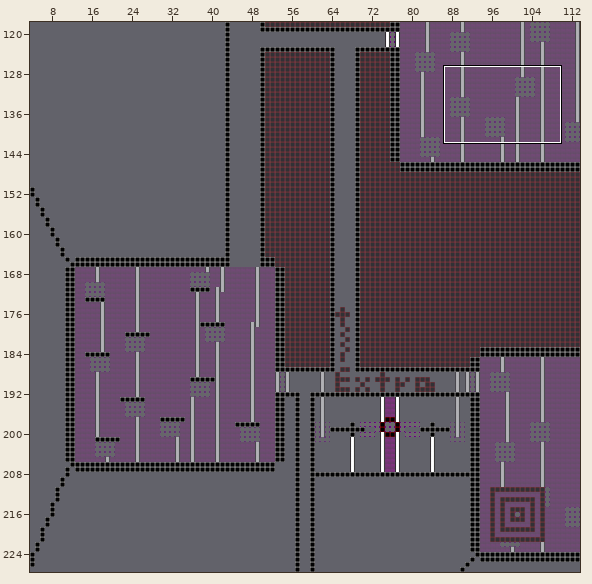
An edit to a level. Tiled map, core/assets/level1.tmx. Above: a wide view before the commit, with the close-up outlined.
Close-up. As it was:
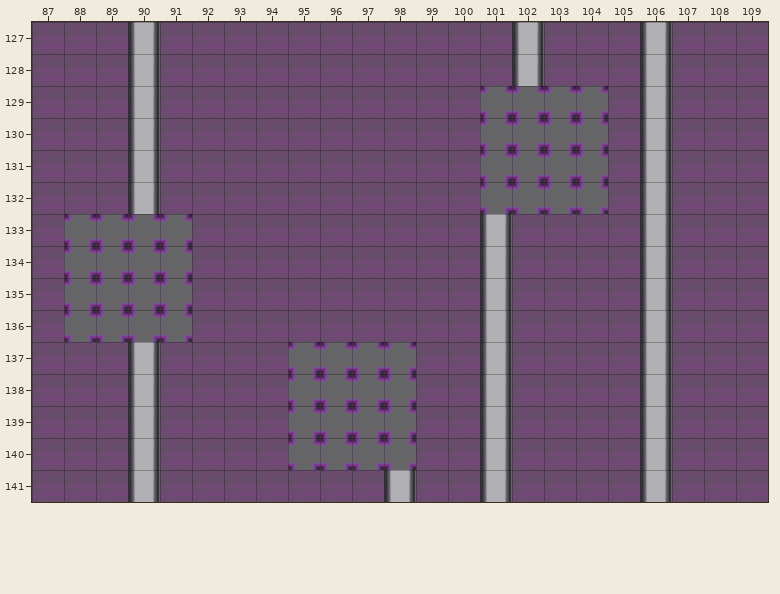
Cells are 32x32 px. Shown: x 87..109, y 127..141. The commit also changed other parts of the map, which this record leaves out.
The same view after the edit:
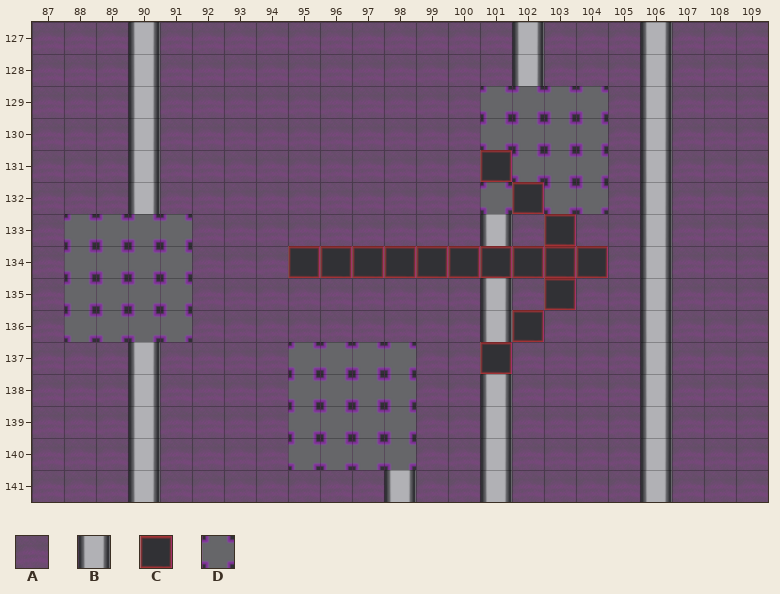
Key: from "cubes": A 0, B 1, C 3, D 5.
_ is an empty cell, . an unchanged one.
See-through tiles are keyed as they look on the map.
Difference:
--- layer "Tile Layer 1"
@@ x 95..104 @@
-131 ......D...
-132 .......D..
-133 ........A.
-134 AAAAAABAAA
-135 ........A.
-136 .......A..
-137 ......B...
+131 ......C...
+132 .......C..
+133 ........C.
+134 CCCCCCCCCC
+135 ........C.
+136 .......C..
+137 ......C...
Boxes around the changes in both close-ups, in picture pixels (x1, y1, x2, y2):
changed: (288, 150, 608, 374)
